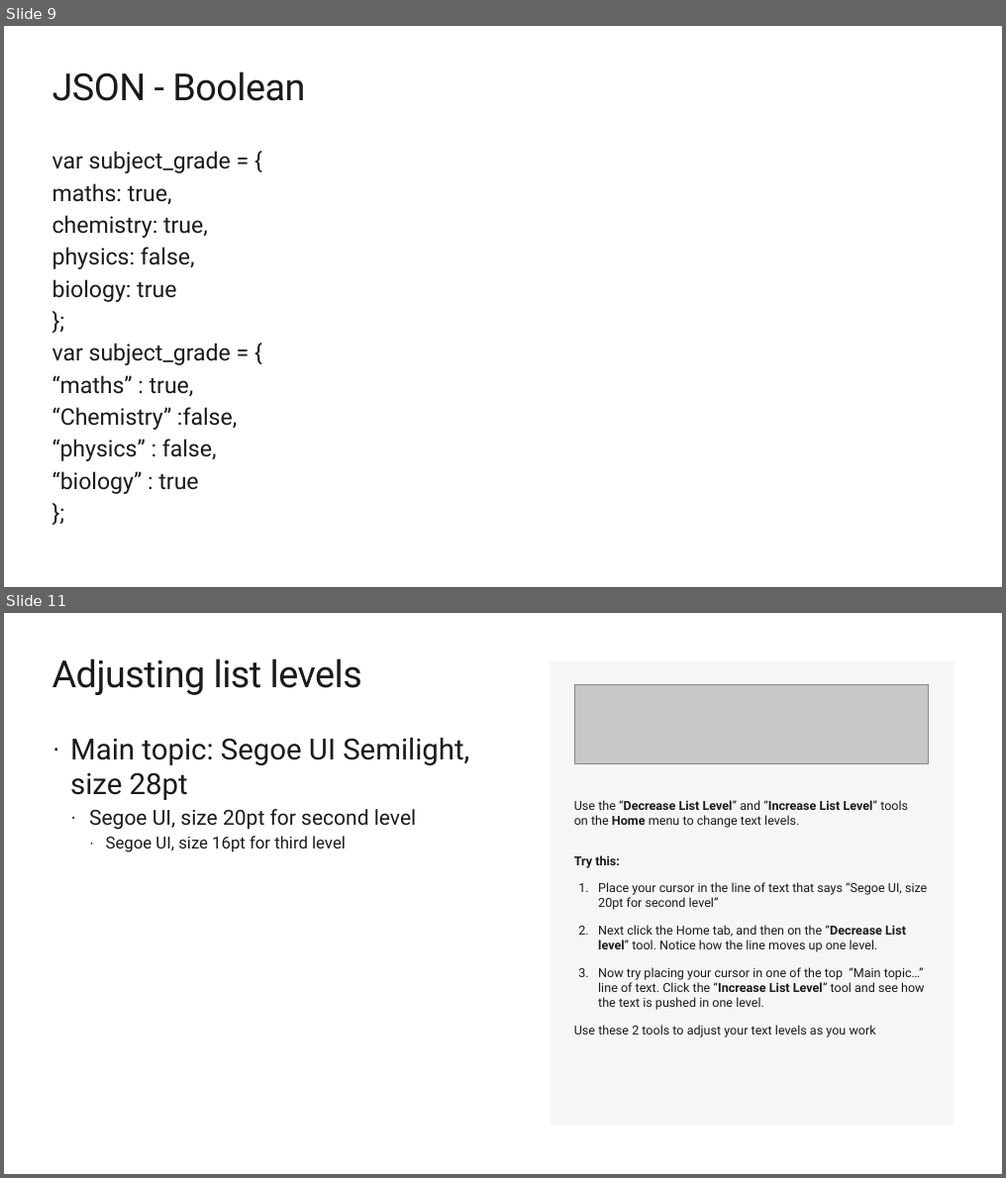
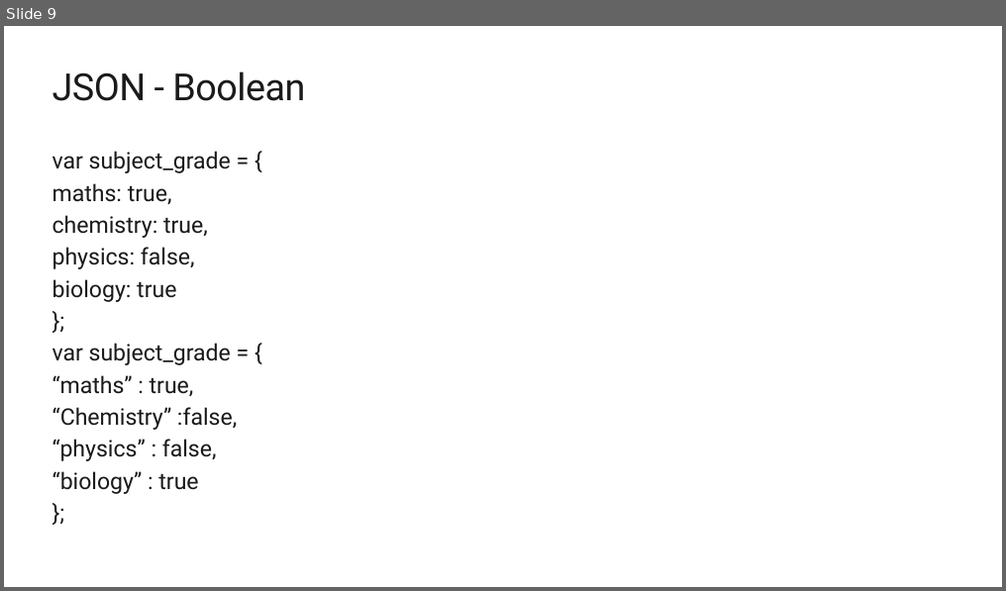
Before and after one commit to Yashank18/MSP-Workshops-Data, a slide deck: JSON_API.pptx. Shown one above the other, each under a label of ours: slides 9 and 11 before the commit, slide 9 after it; the slides between them are not shown. The pictures are 1006x1178 and 1006x591 pixels, drawn with LibreOffice and Linux fonts; fonts in the diff are those of the drawing; grey boxes stand for pictures; background and template pictures are left out. Boxes give left, top, right and bottom in pixels: in the first picture for what was removed or moved away, otherwise in the second. Text is boxed around its words. In the diff, an @@ line names an element or a change of style, - is before the commit and + after.

```diff
--- a/JSON_API.pptx
+++ b/JSON_API.pptx
@@ slide 11 removed at (4,613,1002,1174), background #FFFFFF @@
@@ title removed at (53,659,362,695) @@
-Adjusting list levels
@@ rectangle removed at (550,661,954,1126) @@
@@ picture removed at (575,685,929,763) @@
@@ text removed at (70,738,469,853) @@
-· Main topic: Segoe UI Semilight, size 28pt
-  · Segoe UI, size 20pt for second level
-    · Segoe UI, size 16pt for third level
@@ text removed at (574,800,927,1038) @@
-Use the “Decrease List Level” and “Increase List Level” tools
-on the Home menu to change text levels.
-Try this:
-1. Place your cursor in the line of text that says “Segoe UI, size 20pt for second level”
-2. Next click the Home tab, and then on the “Decrease List level” tool. Notice how the line moves up one level.
-3. Now try placing your cursor in one of the top “Main topic…” line of text. Click the “Increase List Level” tool and see how the text is pushed in one level.
-Use these 2 tools to adjust your text levels as you work
```
Also in this commit, not shown: 15 slides added, 24 other slides removed.
